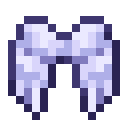
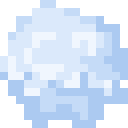
Before/after of a 128 × 128 layered artwork. What changed in the layer stack:
added layer "Layer 3" above "defa cloud transp" over [0, 0, 128, 128]
hid "angel wings" over [8, 16, 120, 120]
